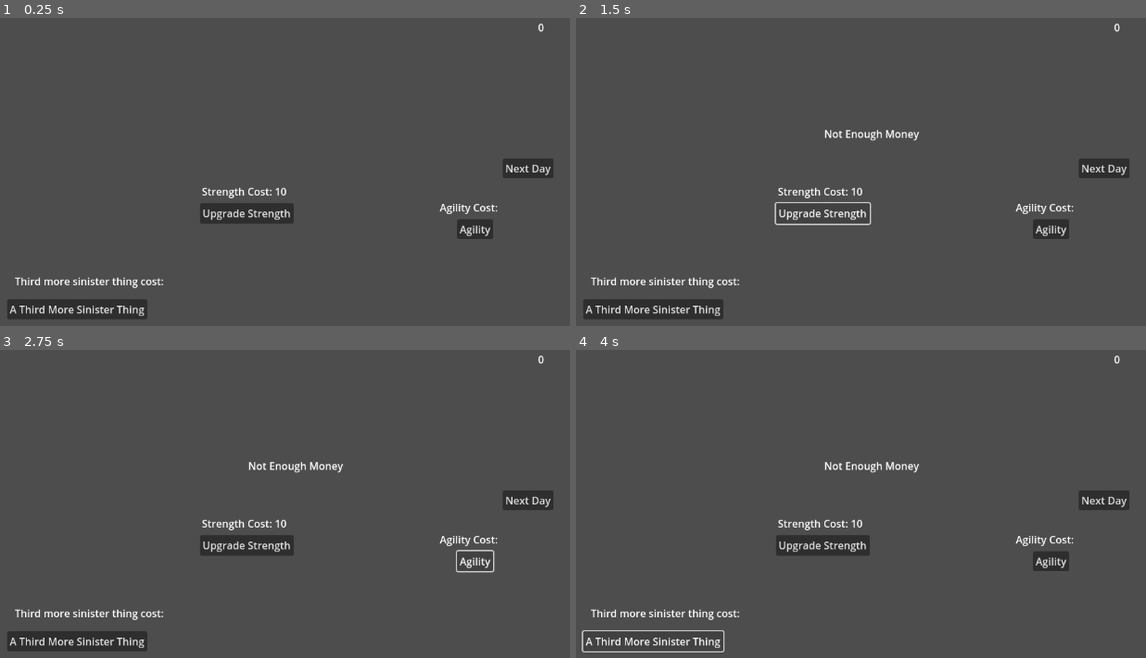
Above: before the commit, frames 1-4 (two rows, left to right).
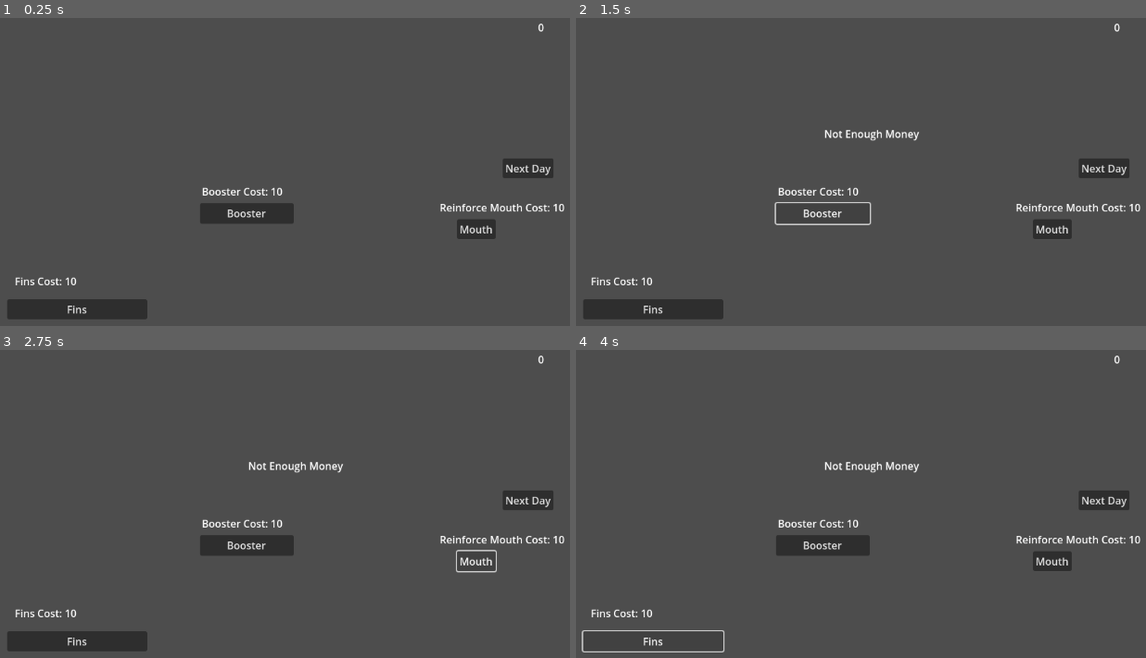
Above: after the commit, the same moments.

Repository: bhnord/LDJam56
Game: Godot game, scene res://scenes/Shop.tscn
Two runs of this game, one before a commit and one after it. Both use one fixed random seed, a clock stepped at 60 frames per second and the inputs below. Before the commit the project starts from res://scenes/GameManager.tscn.
Inputs (mouse positions are in pixels of both pictures, inside the frame that each line leads up to):
- Up to frame 1 (0.25 s): no input
- Up to frame 2 (1.5 s): click (821, 212) at 0.5 s, where only the run before the commit has a clickable "Upgrade Strength"; click (821, 212) at 1.25 s, where only the run after the commit has a clickable "Booster"
- Up to frame 3 (2.75 s): click (473, 562) at 2 s, where only the run before the commit has a clickable "Agility"
- Up to frame 4 (4 s): click (1054, 562) at 2.75 s, where only the run after the commit has a clickable "Mouth"; click (655, 642) at 3.5 s, where only the run before the commit has a clickable "A Third More Sinister Thing"

The runs differ from the first frame. In frame 1, 1.6% of the frame differs, in the area x 1-100%, y 54-97%; in frame 2, 1.6%; in frame 3, 1.6%; in frame 4, 1.6%.

Commit message:
Update field names

Diff:
--- a/project.godot
+++ b/project.godot
@@ -11,7 +11,7 @@
 [application]
 
 config/name="LDJam56"
-run/main_scene="res://scenes/GameManager.tscn"
+run/main_scene="res://scenes/Shop.tscn"
 config/features=PackedStringArray("4.3", "Forward Plus")
 config/icon="res://icon.svg"
 
--- a/scenes/GameManager.tscn
+++ b/scenes/GameManager.tscn
@@ -1,9 +1,6 @@
-[gd_scene load_steps=3 format=3 uid="uid://3hrs2wj5hpw7"]
+[gd_scene load_steps=2 format=3 uid="uid://3hrs2wj5hpw7"]
 
 [ext_resource type="Script" path="res://scripts/game_manager.gd" id="1_tlfaf"]
-[ext_resource type="PackedScene" uid="uid://dssw6csyb7dk8" path="res://scenes/Shop.tscn" id="2_xh66d"]
 
 [node name="GameManager" type="Node"]
 script = ExtResource("1_tlfaf")
-
-[node name="Shop" parent="." instance=ExtResource("2_xh66d")]
--- a/scenes/Shop.tscn
+++ b/scenes/Shop.tscn
@@ -12,51 +12,51 @@
 offset_bottom = 65.0
 text = "0"
 
-[node name="Strength" type="Button" parent="."]
+[node name="Booster" type="Button" parent="."]
 offset_left = 412.0
 offset_top = 328.0
 offset_right = 558.0
 offset_bottom = 360.0
-text = "Upgrade Strength"
+text = "Booster
+"
 
-[node name="StrengthCost" type="Label" parent="Strength"]
+[node name="BoosterCost" type="Label" parent="Booster"]
 layout_mode = 0
 offset_left = 3.0
 offset_top = -30.0
 offset_right = 117.0
 offset_bottom = -7.0
-text = "Strength Cost: "
+text = "Booster Cost"
 
-[node name="Agility" type="Button" parent="."]
+[node name="ReinforcedMouth" type="Button" parent="."]
 offset_left = 812.0
 offset_top = 353.0
 offset_right = 868.0
 offset_bottom = 384.0
-text = "Agility"
+text = "Mouth"
 
-[node name="AgilityCost" type="Label" parent="Agility"]
+[node name="ReinforcedMouthCost" type="Label" parent="ReinforcedMouth"]
 layout_mode = 0
 offset_left = -27.0
 offset_top = -30.0
 offset_right = 68.0
 offset_bottom = -7.0
-text = "Agility Cost: "
+text = "Mouth Cost: "
 
-[node name="ThirdMoreSinisterThing" type="Button" parent="."]
+[node name="Fins" type="Button" parent="."]
 offset_left = 112.0
 offset_top = 478.0
 offset_right = 330.0
 offset_bottom = 509.0
-text = "A Third More Sinister Thing"
+text = "Fins"
 
-[node name="ThirdCost" type="Label" parent="ThirdMoreSinisterThing"]
+[node name="FinsCost" type="Label" parent="Fins"]
 layout_mode = 0
 offset_left = 12.0
 offset_top = -40.0
 offset_right = 204.0
 offset_bottom = -17.0
-text = "Third more sinister thing cost:
-"
+text = "Fins Cost: "
 
 [node name="ErrorLabel" type="Label" parent="."]
 offset_left = 487.0
@@ -71,7 +71,7 @@
 offset_bottom = 289.0
 text = "Next Day"
 
-[connection signal="pressed" from="Strength" to="." method="_on_strength_pressed"]
-[connection signal="pressed" from="Agility" to="." method="_on_agility_pressed"]
-[connection signal="pressed" from="ThirdMoreSinisterThing" to="." method="_on_third_more_sinister_thing_pressed"]
+[connection signal="pressed" from="Booster" to="." method="_on_booster_pressed"]
+[connection signal="pressed" from="ReinforcedMouth" to="." method="_on_mouth_pressed"]
+[connection signal="pressed" from="Fins" to="." method="_on_fins_pressed"]
 [connection signal="pressed" from="NextDay" to="." method="_on_next_day_pressed"]
--- a/scripts/game_manager.gd
+++ b/scripts/game_manager.gd
@@ -3,7 +3,9 @@
 @export var money : int = 0
 
 # store player stats here e.g. strength
-@export var strength : int = 0
+@export var booster : int = 0
+@export var mouth : int = 0
+@export var fins : int = 0
 
 # Called when the node enters the scene tree for the first time.
 func _ready() -> void:
--- a/scripts/shop.gd
+++ b/scripts/shop.gd
@@ -1,29 +1,41 @@
 extends Node2D
 
 func _ready() -> void:
-	$Strength/StrengthCost.text = "Strength Cost: " + str(get_upgrade_cost(GameManager.strength))
+	$Booster/BoosterCost.text = "Booster Cost: " + str(get_upgrade_cost(GameManager.booster))
+	$ReinforcedMouth/ReinforcedMouthCost.text = "Reinforce Mouth Cost: " + str(get_upgrade_cost(GameManager.mouth))
+	$Fins/FinsCost.text = "Fins Cost: " + str(get_upgrade_cost(GameManager.fins))
 	$Money.text = str(GameManager.money)
 
-func _on_strength_pressed() -> void:
-	if GameManager.purchase_item(get_upgrade_cost(GameManager.strength)):
-		GameManager.strength += 1
+func _on_booster_pressed() -> void:
+	if GameManager.purchase_item(get_upgrade_cost(GameManager.booster)):
+		GameManager.booster += 1
 		update_label()
 	else:
 		$ErrorLabel.text = "Not Enough Money"
 
-func update_label() -> void:
-	$Money.text = str(GameManager.money)
-	$Strength/StrengthCost.text = "Strength Cost: " + str(get_upgrade_cost(GameManager.strength))
-	$ErrorLabel.text = ""
+func _on_fins_pressed() -> void:
+	if GameManager.purchase_item(get_upgrade_cost(GameManager.fins)):
+		GameManager.fins += 1
+		update_label()
+	else:
+		$ErrorLabel.text = "Not Enough Money"
 
-func _on_third_more_sinister_thing_pressed() -> void:
-	pass # Replace with function body.
-
-func _on_agility_pressed() -> void:
-	pass # Replace with function body.
+func _on_mouth_pressed() -> void:
+	if GameManager.purchase_item(get_upgrade_cost(GameManager.mouth)):
+		GameManager.mouth += 1
+		update_label()
+	else:
+		$ErrorLabel.text = "Not Enough Money"
 
 func _on_next_day_pressed() -> void:
 	pass # Replace with function body.
 
 func get_upgrade_cost(level : int) -> int:
 	return (level + 1) * 10
+
+func update_label() -> void:
+	$Money.text = str(GameManager.money)
+	$Booster/BoosterCost.text = "Booster Cost: " + str(get_upgrade_cost(GameManager.booster))
+	$Fins/FinsCost.text = "Fins Cost: " + str(get_upgrade_cost(GameManager.fins))
+	$ReinforcedMouth/ReinforcedMouthCost.text = "Reinforced Mouth Cost: " + str(get_upgrade_cost(GameManager.mouth))
+	$ErrorLabel.text = ""
